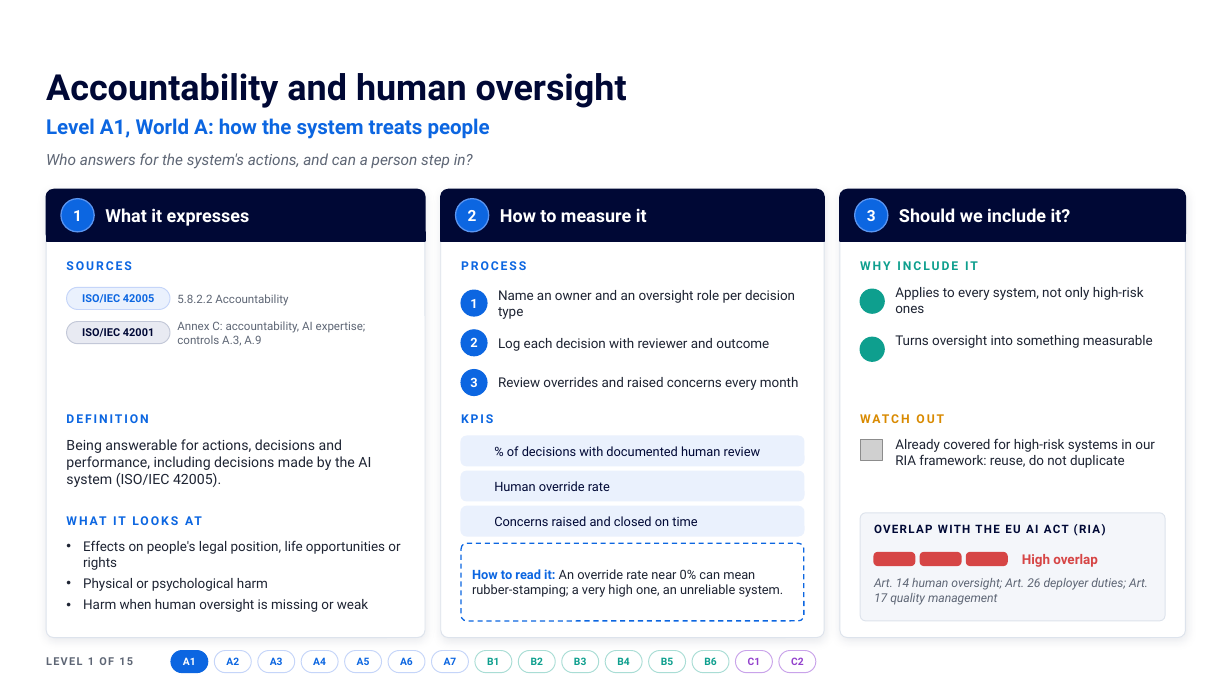
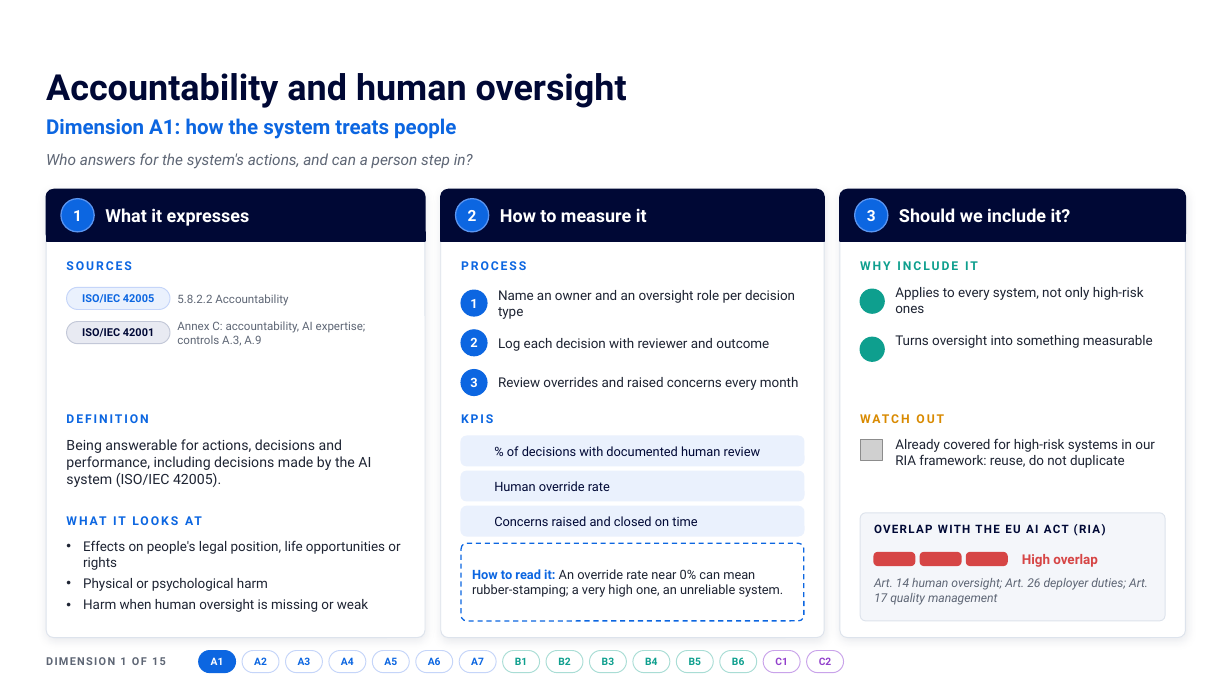
Before and after one commit to Jorge2k1/DTeTect, a slide deck: slide 4 of temp/FRAMEWORK IMPACT ASSESSMENT.pptx. Drawn at 1232x693 pixels with LibreOffice and Linux fonts; fonts in the diff are those of the drawing; grey boxes stand for pictures; background and template pictures are left out. Boxes give left, top, right and bottom in pixels: in the first picture for what was removed or moved away, otherwise in the second. Text is boxed around its words. In the diff, an @@ line names an element or a change of style, - is before the commit and + after.

```diff
--- a/temp/FRAMEWORK IMPACT ASSESSMENT.pptx
+++ b/temp/FRAMEWORK IMPACT ASSESSMENT.pptx
@@ text at (x1=46, y1=118, x2=456, y2=139): text changed @@
-Level A1, World A: how the system treats people
+Dimension A1: how the system treats people
@@ text at (x1=46, y1=657, x2=166, y2=665): text changed @@
-LEVEL 1 OF 15
+DIMENSION 1 OF 15
@@ 3 texts, 3 rounded rectangles moved together from (x1=345, y1=651, x2=773, y2=673) to (x1=372, y1=651, x2=800, y2=673) @@
@@ 12 texts, 12 rounded rectangles moved together from (x1=171, y1=651, x2=816, y2=673) to (x1=199, y1=651, x2=844, y2=673) @@
```
Also in this commit, not shown: 17 other slides changed.
